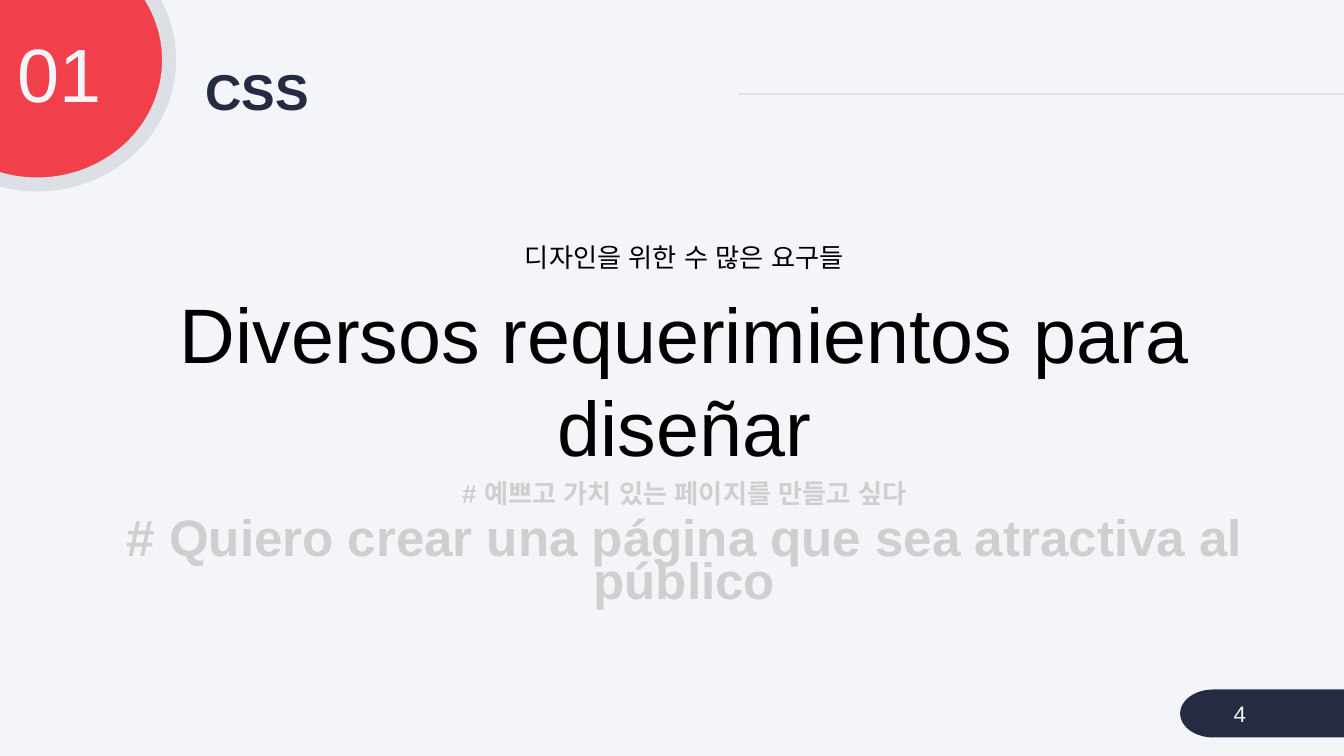
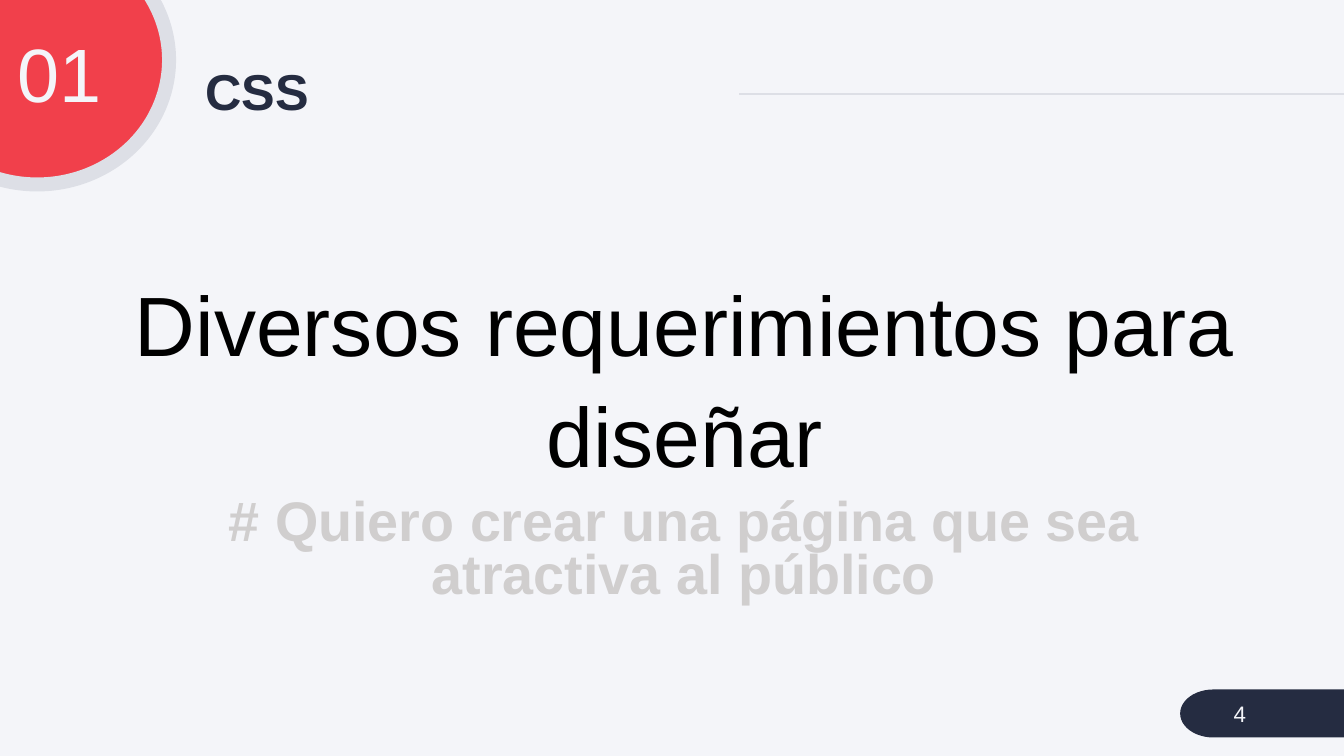
Before and after one commit to cialafamilia/practica, a slide deck: slide 4 of ppt/1908 CSS.pptx. Drawn at 1344x756 pixels with LibreOffice and Linux fonts; fonts in the diff are those of the drawing. Boxes give left, top, right and bottom in pixels: in the first picture for what was removed or moved away, otherwise in the second. Text is boxed around its words. In the diff, an @@ line names an element or a change of style, - is before the commit and + after.

```diff
--- a/ppt/1908 CSS.pptx
+++ b/ppt/1908 CSS.pptx
@@ text "Diversos requerimientos para diseñar" at (x1=135, y1=295, x2=1233, y2=604): size 55.2 to 60.1 pt in "Diversos requerimientos para diseñar"; size 36.5 to 39.8 pt in "# Quiero crear una página que sea ..."; line spacing 1 to 1.1; line spacing 0.7 to 0.8 @@
@@ text at (x1=525, y1=245, x2=843, y2=269): paragraph removed @@
-디자인을 위한 수 많은 요구들
@@ text at (x1=484, y1=481, x2=906, y2=505): paragraph removed @@
-# 예쁘고 가치 있는 페이지를 만들고 싶다
```
Also in this commit, not shown: 21 other slides changed, 5 other files.
